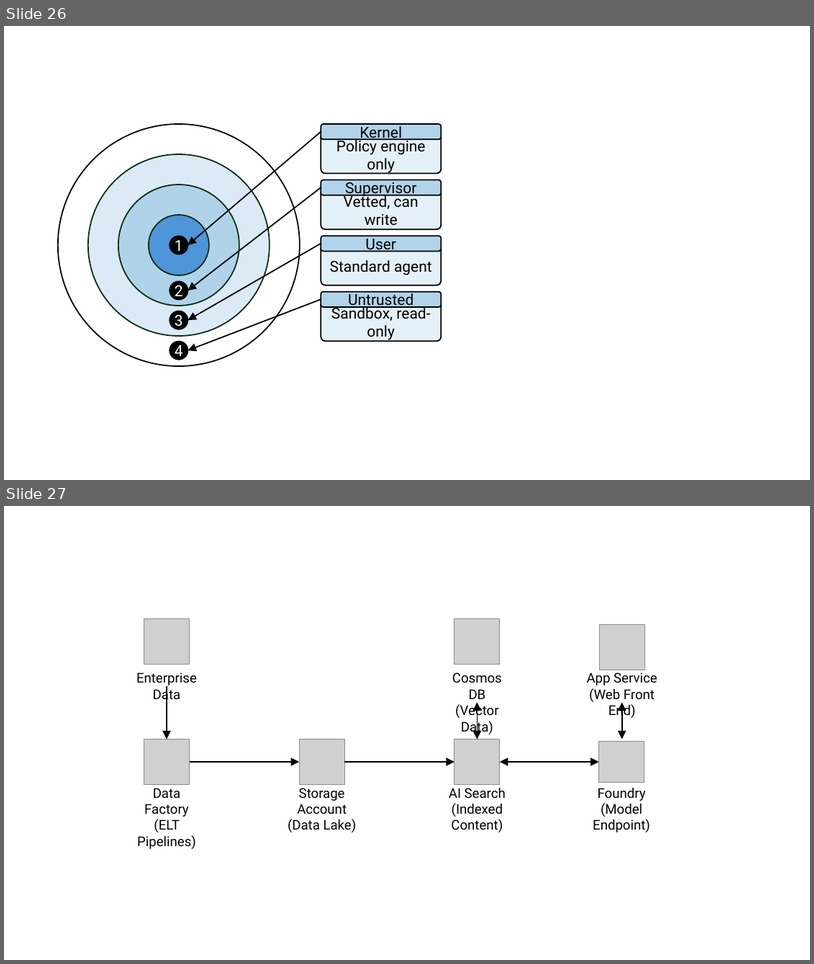
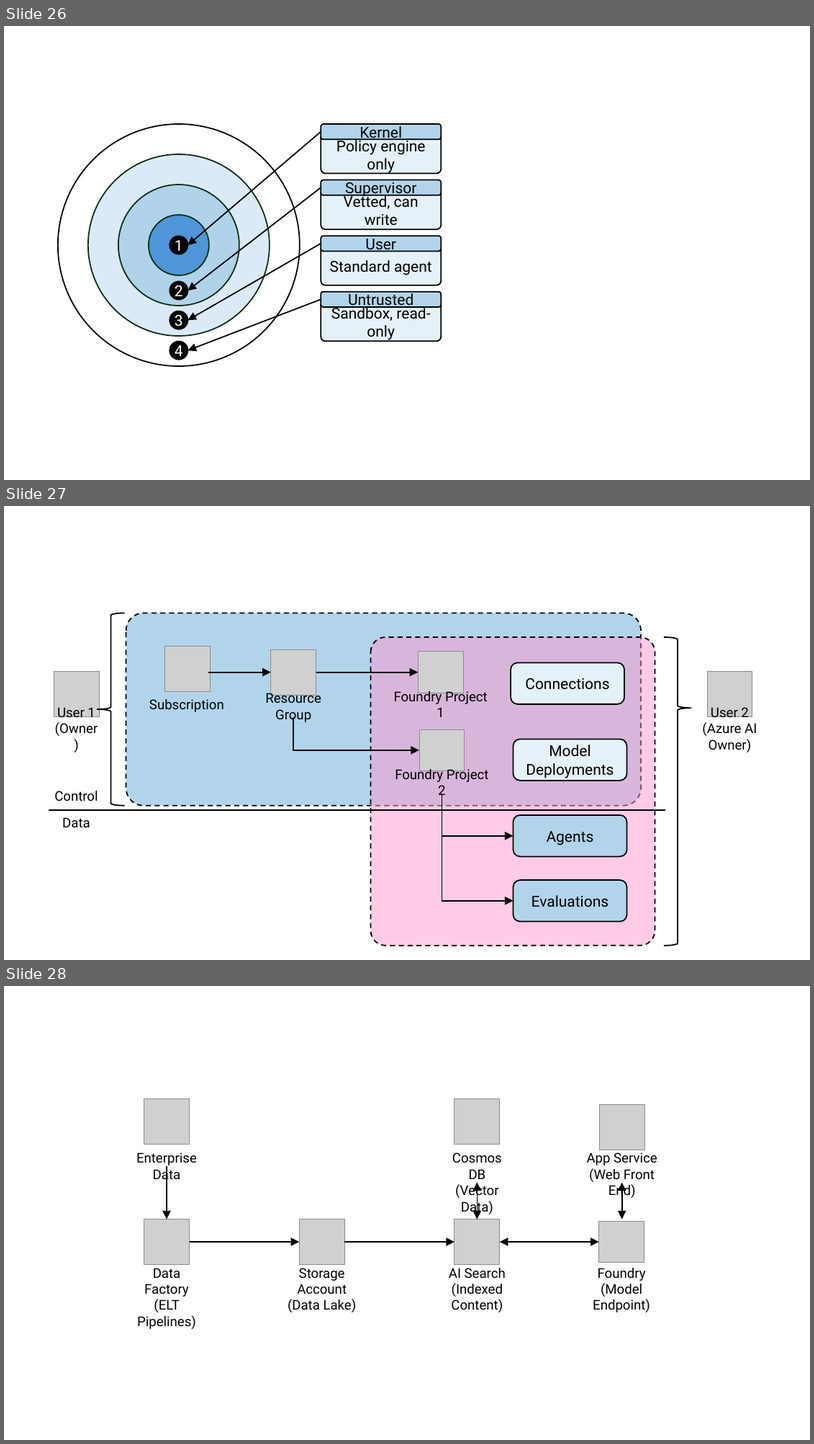
Before and after one commit to colbyford/foundry-book, a slide deck: figures/figures.pptx. Shown one above the other, each under a label of ours: slides 26 and 27 before the commit, slides 26, 27 and 28 after it. The pictures are 814x964 and 814x1444 pixels, drawn with LibreOffice and Linux fonts; fonts in the diff are those of the drawing; grey boxes stand for pictures. Boxes give left, top, right and bottom in pixels: in the first picture for what was removed or moved away, otherwise in the second. Text is boxed around its words. In the diff, an @@ line names an element or a change of style, - is before the commit and + after.

```diff
--- a/figures/figures.pptx
+++ b/figures/figures.pptx
@@ slide 27 added at (4, 506, 810, 960), background #FFFFFF @@
@@ left brace added at (97, 613, 125, 806), outline #000000 1.5 pt @@
@@ rounded rectangle added at (126, 613, 642, 806), fill #B2D4EB, outline #000000 1.5 pt dashed @@
@@ picture added at (165, 646, 210, 691) @@
@@ picture added at (271, 649, 316, 695) @@
@@ rounded rectangle added at (371, 637, 656, 945), fill #FF99CC at 50% opacity, outline #000000 1.5 pt dashed @@
@@ picture added at (419, 651, 464, 693) @@
@@ left brace added at (664, 637, 692, 945), outline #000000 1.5 pt @@
@@ picture added at (54, 671, 99, 716) @@
@@ arrow added from (208, 672) to (271, 672), #000000 1.5 pt @@
@@ arrow added from (316, 672) to (419, 672), #000000 1.5 pt @@
@@ rounded rectangle added at (511, 663, 625, 705), fill #E5F1F8, outline #000000 1.5 pt, 18 pt, text #000000 @@
+Connections
@@ picture added at (707, 671, 753, 716) @@
@@ text added at (149, 699, 224, 712), 16 pt, text #000000 @@
+Subscription
@@ text added at (265, 690, 322, 723), 16 pt, text #000000 @@
+Resource Group
@@ text added at (394, 689, 488, 717), 16 pt, text #000000 @@
+Foundry Project 1
@@ text added at (55, 707, 98, 736), 16 pt, text #000000 @@
+User 1
+(Owner)
@@ elbow arrow added from (293, 717) to (419, 750), #000000 1.5 pt @@
@@ text added at (702, 707, 757, 752), 16 pt, text #000000 @@
+User 2
+(Azure AI Owner)
@@ picture added at (419, 729, 465, 771) @@
@@ rounded rectangle added at (513, 739, 627, 780), fill #E5F1F8, outline #000000 1.5 pt, 18 pt, text #000000 @@
+Model Deployments
@@ text added at (395, 767, 489, 799), 16 pt, text #000000 @@
+Foundry Project 2
@@ text added at (54, 790, 98, 801), 16 pt, text #000000 @@
+Control
@@ elbow arrow added from (442, 793) to (513, 836), #000000 1.5 pt @@
@@ elbow arrow added from (442, 793) to (513, 901), #000000 1.5 pt @@
@@ line added from (49, 811) to (665, 811), #000000 1.5 pt @@
@@ text added at (62, 817, 90, 827), 16 pt, text #000000 @@
+Data
@@ rounded rectangle added at (513, 815, 627, 857), fill #B2D4EB, outline #000000 1.5 pt, 18 pt, text #000000 @@
+Agents
@@ rounded rectangle added at (513, 880, 627, 921), fill #B2D4EB, outline #000000 1.5 pt, 18 pt, text #000000 @@
+Evaluations
@@ what was slide 27 is now slide 28 @@
```
Also in this commit, not shown: 1 other slide added, 7 other files.
